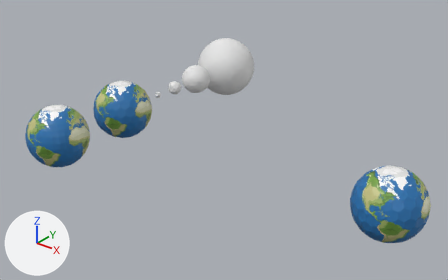
The Blender file assets/planets/earth/earth.blend, before and after one commit.
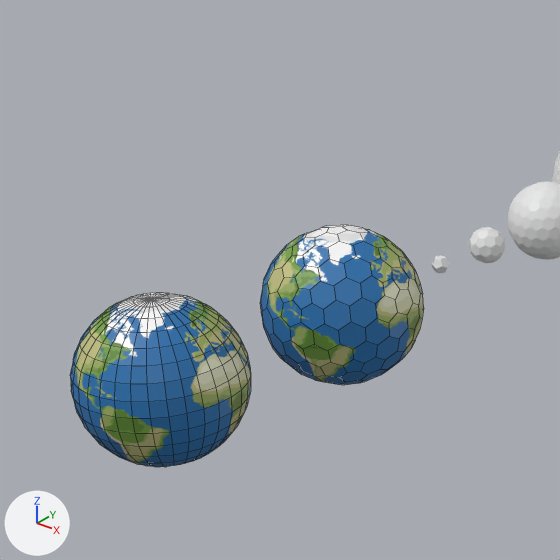
Each version is shown whole from a camera (50 mm lens) standing at (97.7, -85.9, 54.4) and looking at (21.4, 9.5, -4.7), then close up on the part from 0% to 45% of the width and 0% to 72% of the height. The axes (+X, +Y, +Z) are drawn at lower left. The lights are the same throughout. The close-ups show mesh edges as thin lines.
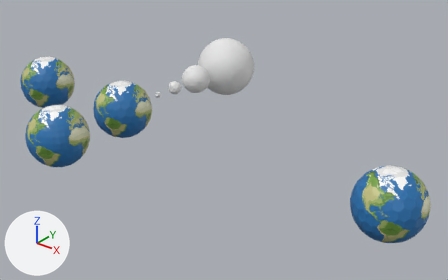
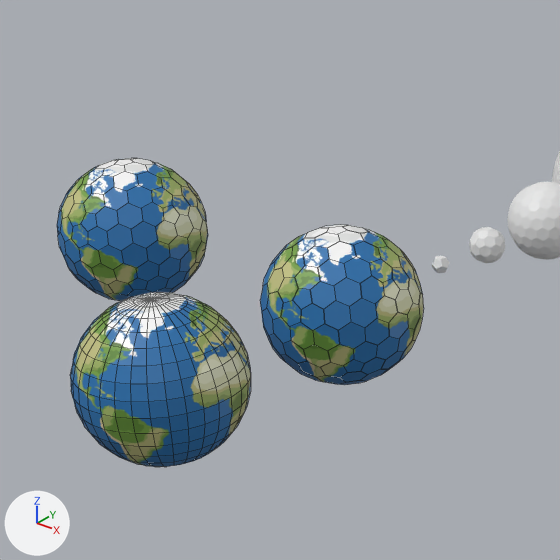
Where the newer file only moved an object's origin or applied its transform, the numbers keep the older frame.

Boxes [x1, y1, x2, y2] around the edits, measured in the close-ups (560 x 560 px):
```json
{"object": "Icosphere.163", "change": "added", "after": [57, 158, 208, 301]}
{"object": "Icosphere.002", "change": "unchanged, covered by the edit", "before": [260, 225, 424, 385]}
```

The change, as JSON lines over the scene's bpy script:
```json
{"op": "add", "block": "ob_icosphere_163", "code": ["ob_icosphere_163 = bpy.data.objects.new('Icosphere.163', me_icosphere_004.copy())  # the mesh of ob_icosphere_002", "ob_icosphere_163.location = (-26.93, 0.0, 0.0)"]}
```
